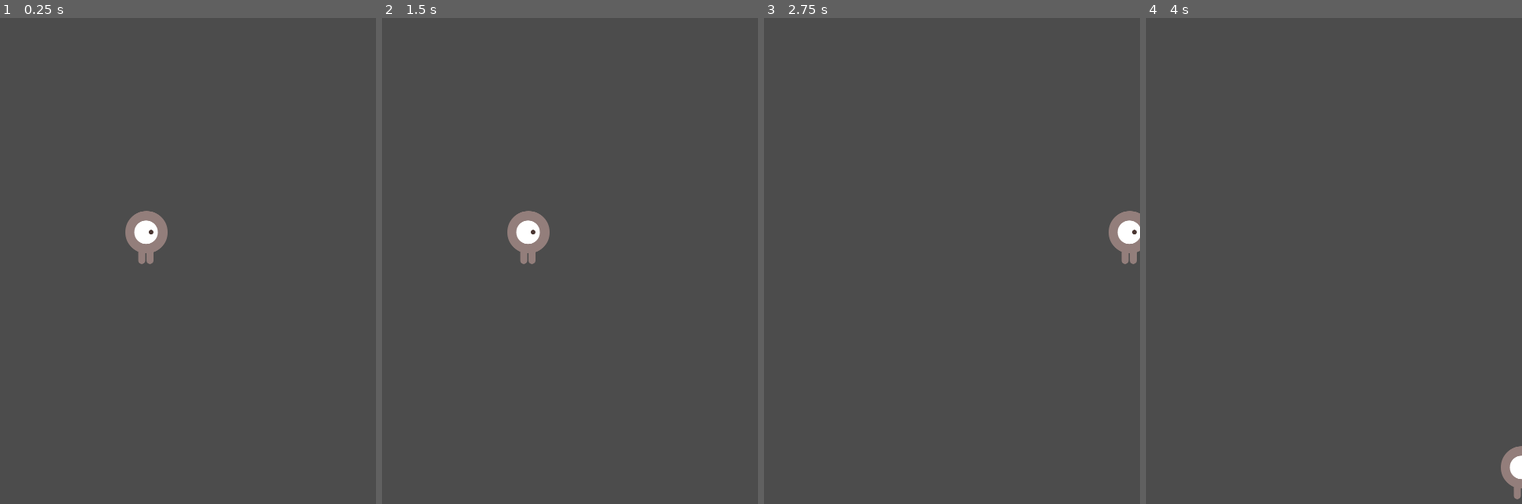
Above: before the commit, frames 1-4 (left to right).
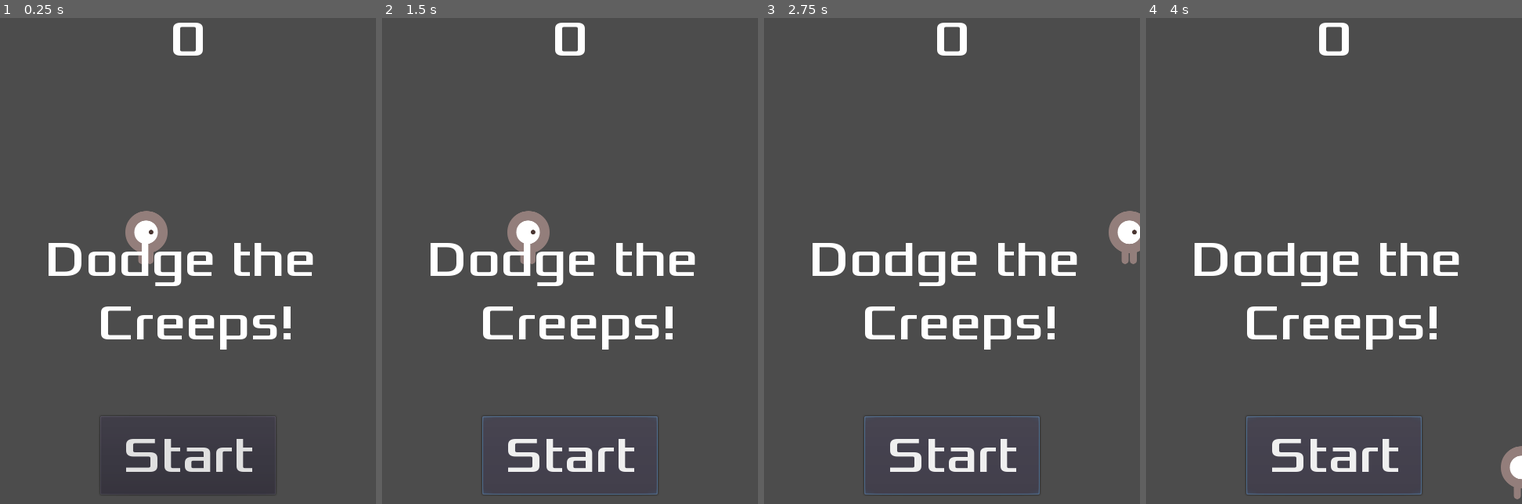
Above: after the commit, the same moments.

Repository: Alexrayd/DodgeTheCreeps
Game: Godot game, scene res://Main.tscn
Two runs of this game, one before a commit and one after it. Both use one fixed random seed, a clock stepped at 60 frames per second and the inputs below. Before the commit the project starts from res://Player.tscn.
Inputs (mouse positions are in pixels of both pictures, inside the frame that each line leads up to):
- Up to frame 1 (0.25 s): no input
- Up to frame 2 (1.5 s): click (570, 455) at 0.5 s, where only the run after the commit has a clickable "Start"; click (570, 455) at 1.25 s, where only the run after the commit has a clickable "Start"
- Up to frame 3 (2.75 s): tap Enter at 2 s; hold Right (move_right) from 2.03 s (still down)
- Up to frame 4 (4 s): release Right (move_right) at 2.78 s; hold Down (move_down) 2.78-3.53 s; hold Right (move_right) from 3.53 s (still down)

The runs differ from the first frame. In frame 1, 4.7% of the frame differs, in the area x 12-84%, y 0-98%; in frame 2, 4.9%; in frame 3, 4.9%, in the area x 12-84%, y 0-99%; in frame 4, 4.9%.

Commit message:
Joc jugable V1

Diff:
--- /dev/null
+++ b/HUD.gd
@@ -0,0 +1,38 @@
+extends CanvasLayer
+signal start_game
+
+
+# Declare member variables here. Examples:
+# var a = 2
+# var b = "text"
+
+
+# Called when the node enters the scene tree for the first time.
+func _ready():
+	pass # Replace with function body.
+
+func show_message(text):
+	$Message.text = text
+	$Message.show()
+	$MessageTimer.start()
+
+func show_game_over():
+	show_message("Game Over")
+# Espereu fins que el MessageTimer hagi acabat de comptar.
+	yield($MessageTimer, "timeout")
+	$Message.text = "Dodge the\nCreeps!"
+	$Message.show()
+# Feu un temporitzador one-shot i espereu que acabi.
+	yield(get_tree().create_timer(1), "timeout")
+	$StartButton.show()
+# Called every frame. 'delta' is the elapsed time since the previous frame.
+#func _process(delta):
+#	pass
+func update_score(score):
+	$ScoreLabel.text = str(score)
+
+func _on_StartButton_pressed():
+	$StartButton.hide()
+	emit_signal("start_game")
+func _on_MessageTimer_timeout():
+	$Message.hide()
--- /dev/null
+++ b/HUD.tscn
@@ -0,0 +1,45 @@
+[gd_scene load_steps=4 format=2]
+
+[ext_resource path="res://HUD.gd" type="Script" id=1]
+[ext_resource path="res://dodge_assets/fonts/Xolonium-Regular.ttf" type="DynamicFontData" id=2]
+
+[sub_resource type="DynamicFont" id=1]
+size = 64
+font_data = ExtResource( 2 )
+
+[node name="HUD" type="CanvasLayer"]
+script = ExtResource( 1 )
+
+[node name="ScoreLabel" type="Label" parent="."]
+anchor_right = 1.0
+margin_bottom = 159.0
+custom_fonts/font = SubResource( 1 )
+text = "0"
+align = 1
+
+[node name="Missatge" type="Label" parent="."]
+anchor_top = 0.5
+anchor_right = 1.0
+anchor_bottom = 0.5
+margin_top = -79.5
+margin_bottom = 79.5
+custom_fonts/font = SubResource( 1 )
+text = "Dodge the
+ Creeps!"
+align = 1
+
+[node name="StartButton" type="Button" parent="."]
+anchor_left = 0.5
+anchor_top = 1.0
+anchor_right = 0.5
+anchor_bottom = 1.0
+margin_left = -112.0
+margin_top = -200.0
+margin_right = 112.0
+margin_bottom = -100.0
+custom_fonts/font = SubResource( 1 )
+text = "Start"
+
+[node name="MessageTimer" type="Timer" parent="."]
+wait_time = 2.0
+one_shot = true
--- a/Main.gd
+++ b/Main.gd
@@ -10,7 +10,7 @@
 
 # Called when the node enters the scene tree for the first time.
 func _ready():
-	 randomize()
+	randomize()
 
 
 
@@ -22,14 +22,18 @@
 func game_over():
 	$ScoreTimer.stop()
 	$MobTimer.stop()
+	$HUD.show_game_over()
 
 func new_game():
 	score = 0
 	$Player.start($StartPosition.position)
 	$StartTimer.start()
+	$HUD.update_score(score)
+	$HUD.show_message("Get Ready")
 
 func _on_ScoreTimer_timeout():
 	 score += 1
+	 $HUD.update_score(score)
 
 func _on_StartTimer_timeout():
 	$MobTimer.start()
@@ -45,6 +49,7 @@
 	var direction = mob_spawn_location.rotation + PI / 2
  # Estableix la posició de la multitud a una ubicació aleatòria.
 	mob.position = mob_spawn_location.position
+	print(mob.position)
  # Afegeix una mica d'aleatorietat a la direcció.
 	direction += rand_range(-PI / 4, PI / 4)
 	mob.rotation = direction
@@ -53,3 +58,7 @@
 	mob.linear_velocity = velocity.rotated(direction)
  # Va fer que la multitud s'afegís a l'escena principal.
 	add_child(mob)
+
+
+func _on_HUD_start_game():
+	pass # Replace with function body.
--- a/Main.tscn
+++ b/Main.tscn
@@ -1,8 +1,9 @@
-[gd_scene load_steps=5 format=2]
+[gd_scene load_steps=6 format=2]
 
 [ext_resource path="res://Player.tscn" type="PackedScene" id=1]
 [ext_resource path="res://Main.gd" type="Script" id=2]
 [ext_resource path="res://mob.tscn" type="PackedScene" id=3]
+[ext_resource path="res://HUD.tscn" type="PackedScene" id=4]
 
 [sub_resource type="Curve2D" id=1]
 _data = {
@@ -34,4 +35,10 @@
 position = Vector2( 8, 8 )
 rotation = 0.0172399
 
+[node name="HUD" parent="." instance=ExtResource( 4 )]
+
 [connection signal="hit" from="Player" to="." method="game_over"]
+[connection signal="timeout" from="MobTimer" to="." method="_on_MobTimer_timeout"]
+[connection signal="timeout" from="ScoreTimer" to="." method="_on_ScoreTimer_timeout"]
+[connection signal="timeout" from="StartTimer" to="." method="_on_StartTimer_timeout"]
+[connection signal="start_game" from="HUD" to="." method="new_game"]
--- a/project.godot
+++ b/project.godot
@@ -11,7 +11,7 @@
 [application]
 
 config/name="Dodge The Creeps"
-run/main_scene="res://Player.tscn"
+run/main_scene="res://Main.tscn"
 config/icon="res://icon.png"
 
 [display]
